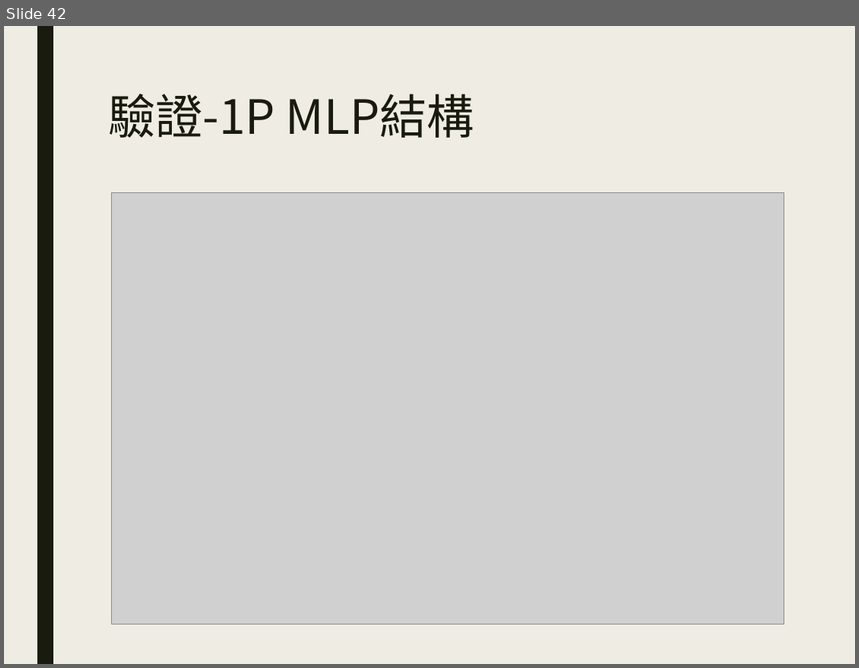
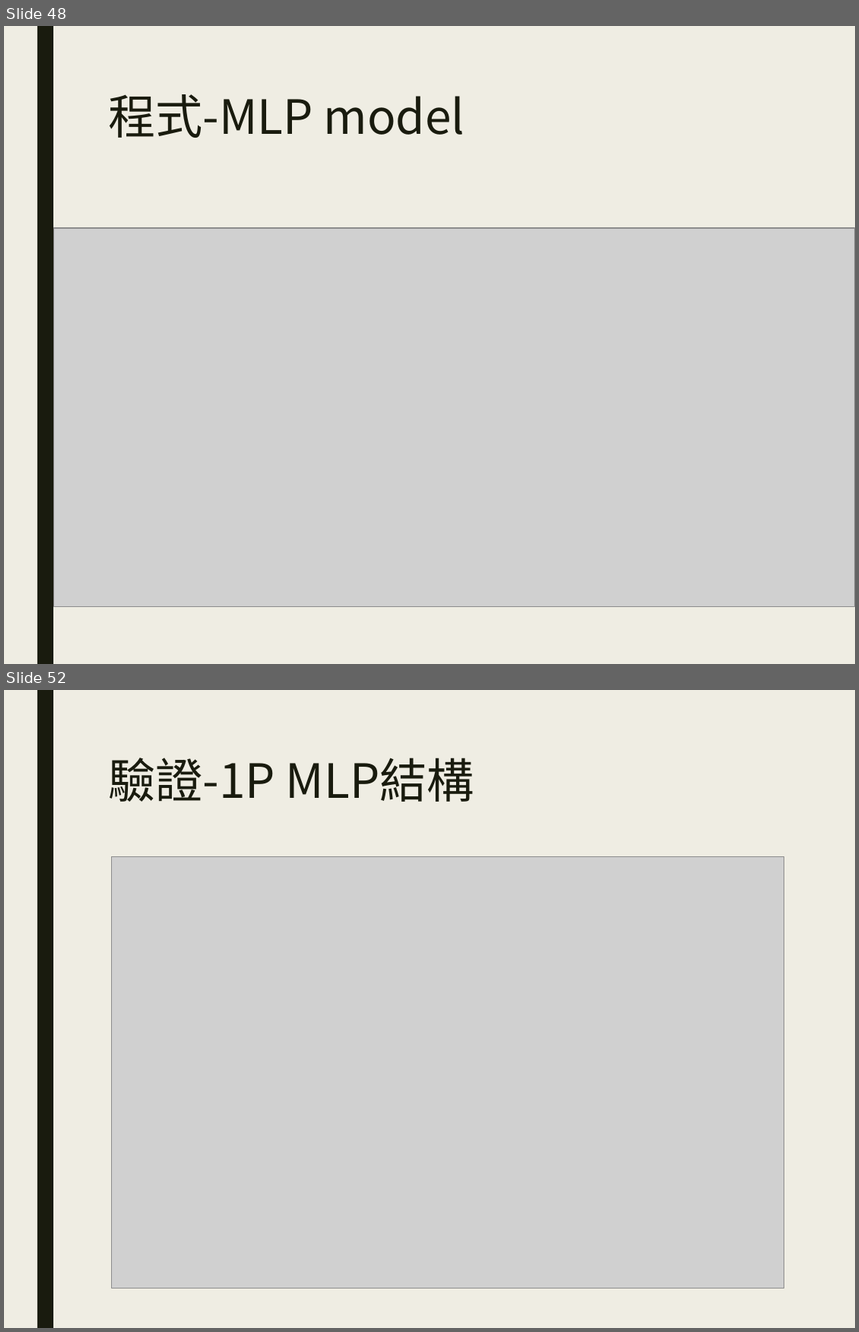
Before and after one commit to BBS86x1023/PingPong-project-management-of-Machine-learning, a slide deck: Report/乒乓球專案管理-林言珀.pptx. Shown one above the other, each under a label of ours: slide 42 before the commit, slides 48 and 52 after it; the slides between them are not shown. The pictures are 859x668 and 859x1332 pixels, drawn with LibreOffice and Linux fonts; fonts in the diff are those of the drawing; grey boxes stand for pictures. Boxes give left, top, right and bottom in pixels: in the first picture for what was removed or moved away, otherwise in the second. Text is boxed around its words. In the diff, an @@ line names an element or a change of style, - is before the commit and + after.

```diff
--- a/Report/乒乓球專案管理-林言珀.pptx
+++ b/Report/乒乓球專案管理-林言珀.pptx
@@ slide 48 added at <box>4,26,855,664</box>, background #EFEDE3; not listed: 1 template element that a slide beside it also shows @@
@@ title added at <box>108,94,465,138</box>, 40 pt, text #191B0E @@
+程式-MLP model
@@ picture added at <box>54,229,855,607</box> @@
@@ what was slide 42 is now slide 52 @@
```
Also in this commit, not shown: 2 slides changed, 9 other slides added.
